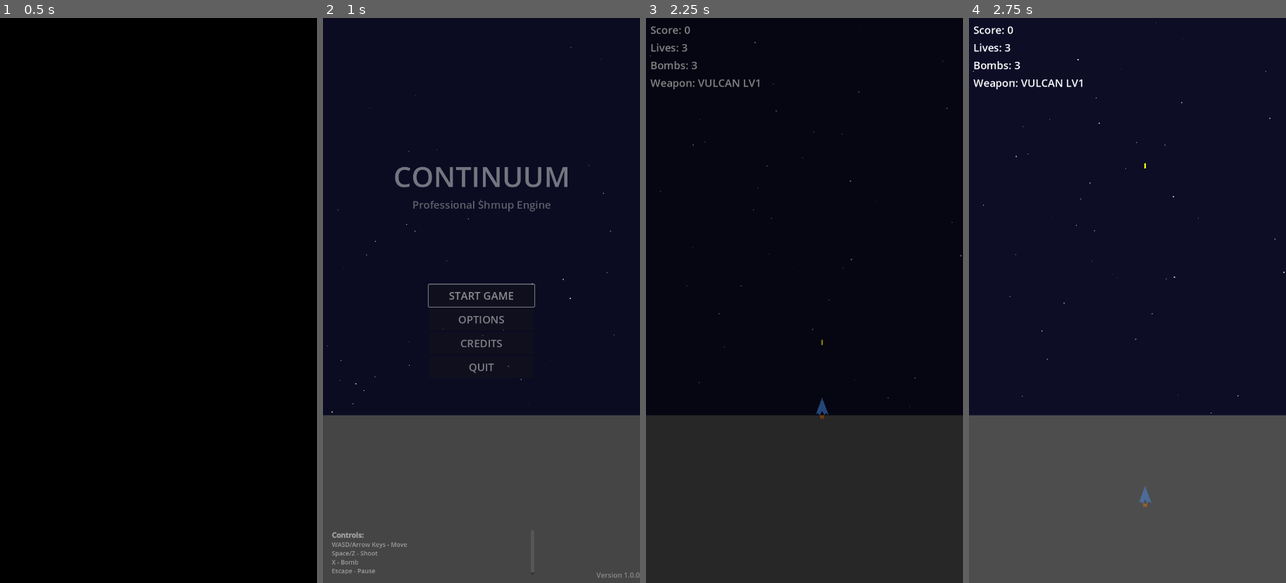
Above: before the commit, frames 1-4 (left to right).
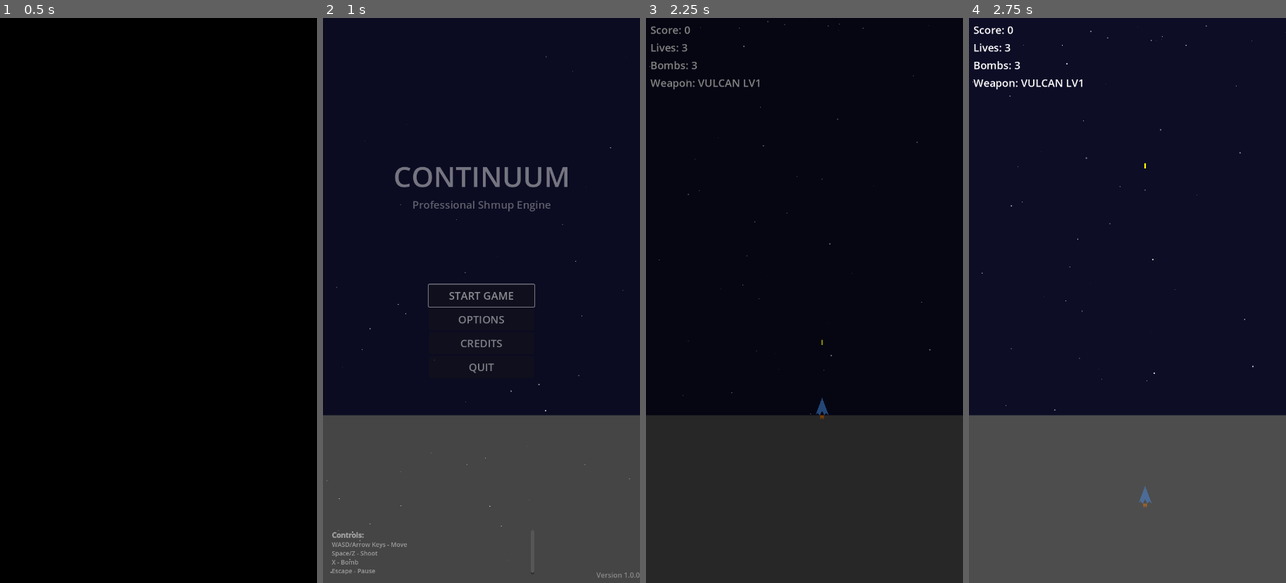
Above: after the commit, the same moments.

Repository: stphung/continuum
Game: Godot game, scene res://scenes/main/Main.tscn
Same seed, same stepped clock (60 frames per second), same inputs: the game is played once before the commit and once after it.
Inputs (mouse positions are in pixels of both pictures, inside the frame that each line leads up to):
- Up to frame 1 (0.5 s): no input
- Up to frame 2 (1 s): tap Enter (ui_accept) at 0.5, 0.77 s; move the mouse to (551, 272) at 0.52 s; hold D (move_right) from 0.53 s (still down); hold X (bomb) from 0.53 s (still down)
- Up to frame 3 (2.25 s): release D (move_right) at 1.25 s; release X (bomb) at 1.25 s; click "START GAME" at 1.25 s; tap Enter (ui_accept) at 2 s; move the mouse to (741, 328) at 2.02 s; hold S (move_down) from 2.03 s (still down); tap Space (shoot) at 2.1 s
- Up to frame 4 (2.75 s): keep holding S (move_down); tap Enter (ui_accept) at 2.27 s

Frame 1 is identical in both runs. In frame 2, less than 0.1% of the frame differs, in the area x 1-97%, y 5-99%; in frame 3, less than 0.1%; in frame 4, less than 0.1%, in the area x 1-100%, y 0-70%.

Commit message:
Update starfield background dimensions for new mobile viewport
- Changed StarfieldBackground default dimensions from 800x900 to 720x1280
- Updated both script defaults and scene file exported values
- Ensures starfield covers entire screen with new mobile aspect ratio
- Fixes starfield not covering full screen area issue

🤖 Generated with [Claude Code](https://claude.ai/code)

Co-Authored-By: Claude <noreply@anthropic.com>

Diff:
--- a/scenes/shared/StarfieldBackground.tscn
+++ b/scenes/shared/StarfieldBackground.tscn
@@ -10,7 +10,7 @@
 max_star_size = 3.0
 min_alpha = 0.3
 max_alpha = 0.8
-screen_width = 800.0
-screen_height = 900.0
+screen_width = 720.0
+screen_height = 1280.0
 star_color = Color(1, 1, 1, 1)
 animated = true
--- a/scripts/shared/StarfieldBackground.gd
+++ b/scripts/shared/StarfieldBackground.gd
@@ -12,8 +12,8 @@
 @export var max_star_size: float = 3.0
 @export var min_alpha: float = 0.3
 @export var max_alpha: float = 0.8
-@export var screen_width: float = 800.0
-@export var screen_height: float = 900.0
+@export var screen_width: float = 720.0
+@export var screen_height: float = 1280.0
 @export var star_color: Color = Color.WHITE
 @export var animated: bool = true
 
